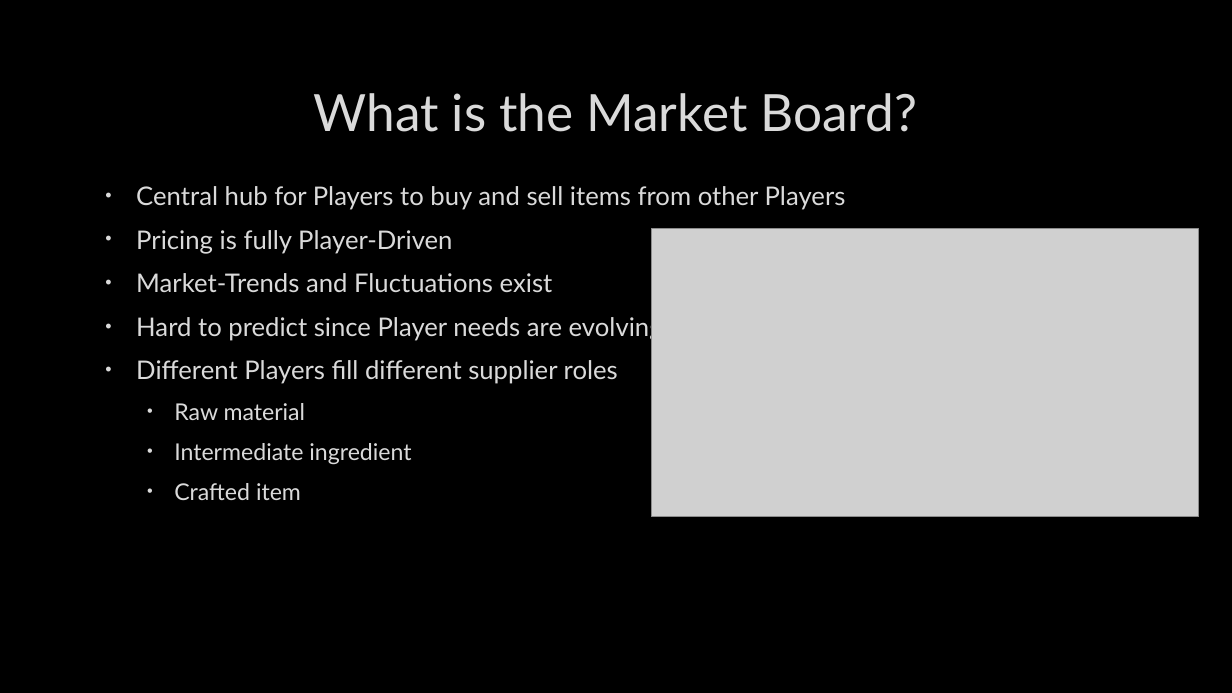
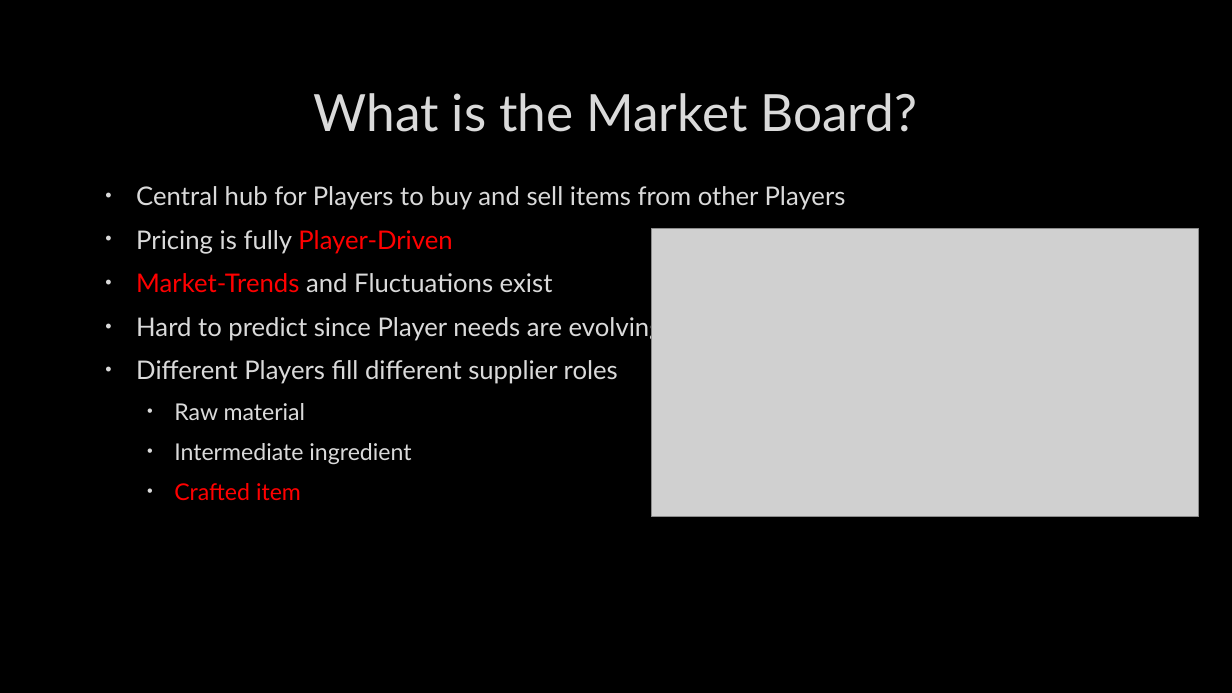
Before and after one commit to Hounder23/LHL-CAPSTONE, a slide deck: slide 2 of LHL – CAPSTONE.pptx. Drawn at 1232x693 pixels with LibreOffice and Linux fonts; fonts in the diff are those of the drawing; grey boxes stand for pictures; background and template pictures are left out. Boxes give left, top, right and bottom in pixels: in the first picture for what was removed or moved away, otherwise in the second. Text is boxed around its words. In the diff, an @@ line names an element or a change of style, - is before the commit and + after.

```diff
--- a/LHL – CAPSTONE.pptx
+++ b/LHL – CAPSTONE.pptx
@@ text at (136,230,553,500): text colour #DADADA to #FF0000 in "Player-Driven", "Market-Trends", "Crafted item" @@
```
Also in this commit, not shown: 5 other slides changed, 5 slides added, 1 slide removed, 6 other files.
